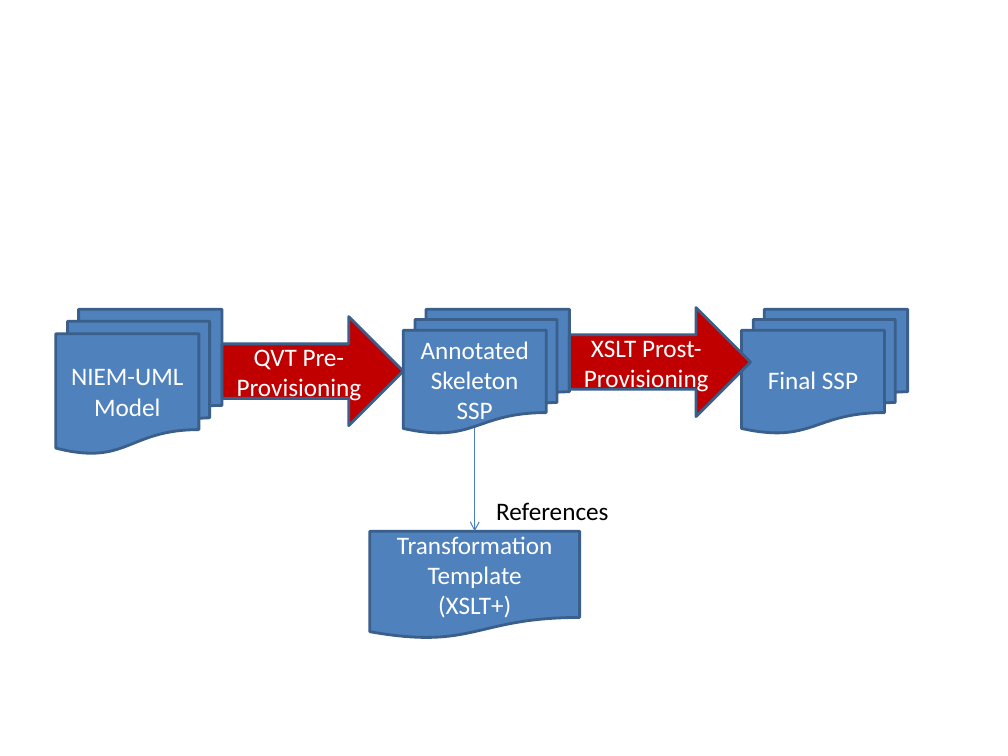
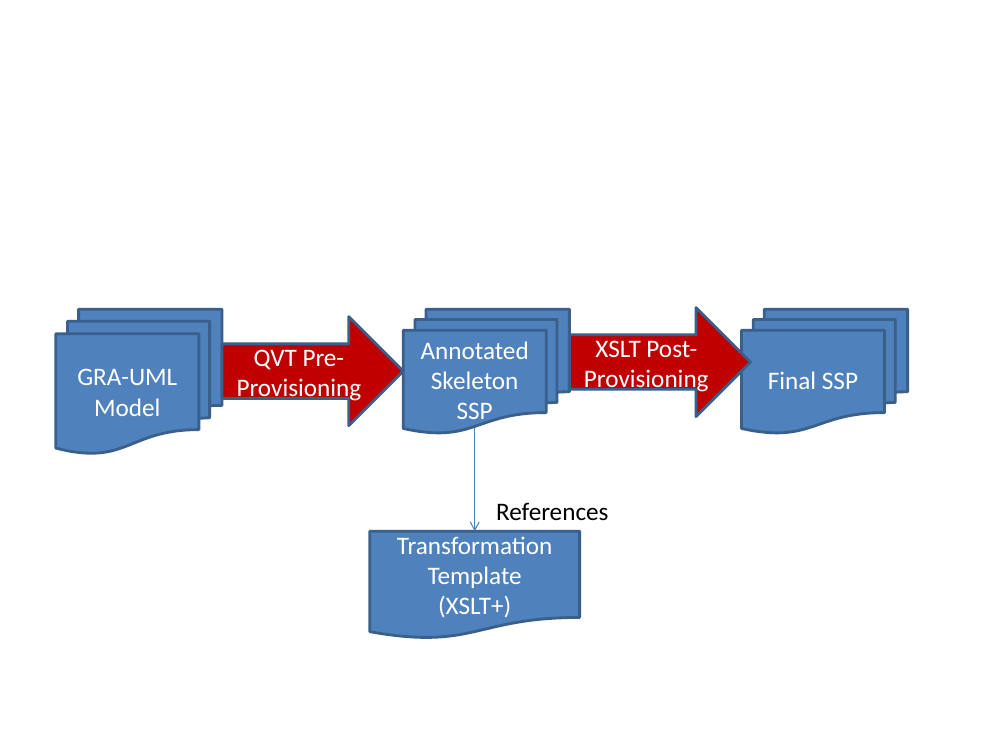
Before and after one commit to GRA-UML/specification, a slide deck: slide 2 of Design/Annotation/AnnotationPictures.pptx. Drawn at 1008x756 pixels with LibreOffice and Linux fonts; fonts in the diff are those of the drawing. Boxes give left, top, right and bottom in pixels: in the first picture for what was removed or moved away, otherwise in the second. Text is boxed around its words. In the diff, an @@ line names an element or a change of style, - is before the commit and + after.

```diff
--- a/Design/Annotation/AnnotationPictures.pptx
+++ b/Design/Annotation/AnnotationPictures.pptx
@@ text in right arrow at box(584, 340, 709, 393): text changed @@
-XSLT Prost-Provisioning
+XSLT Post-Provisioning
@@ text in flow chart multidocument at box(77, 368, 177, 416): text changed @@
-NIEM-UML Model
+GRA-UML Model
```
Also in this commit, not shown: 1 other file.
